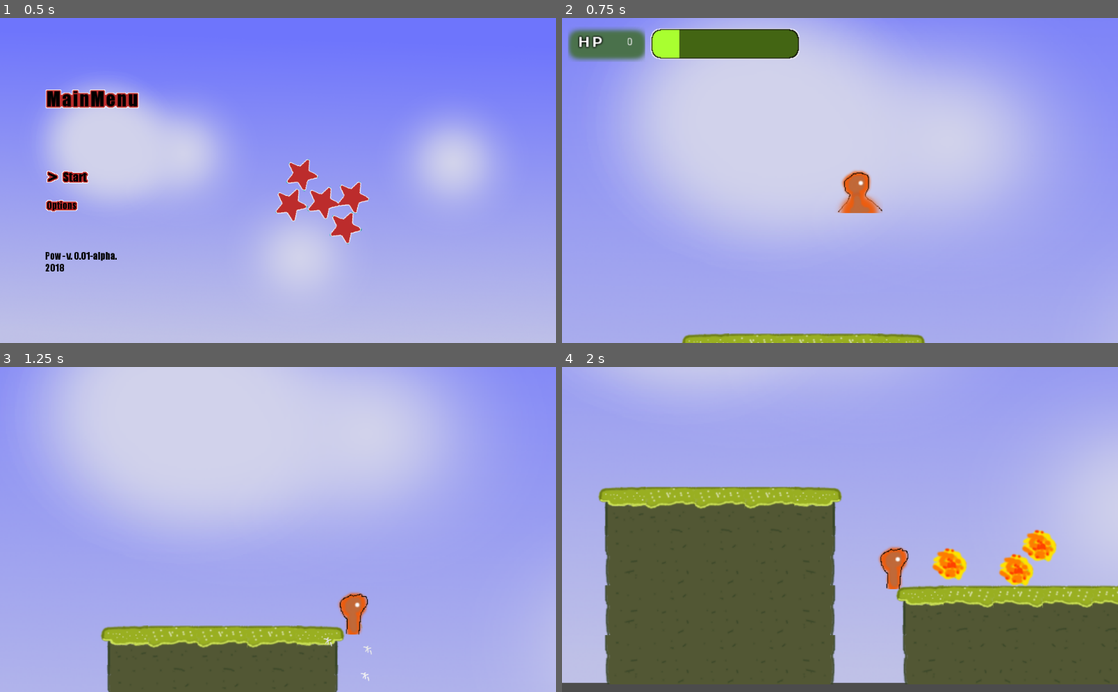
Above: before the commit, frames 1-4 (two rows, left to right).
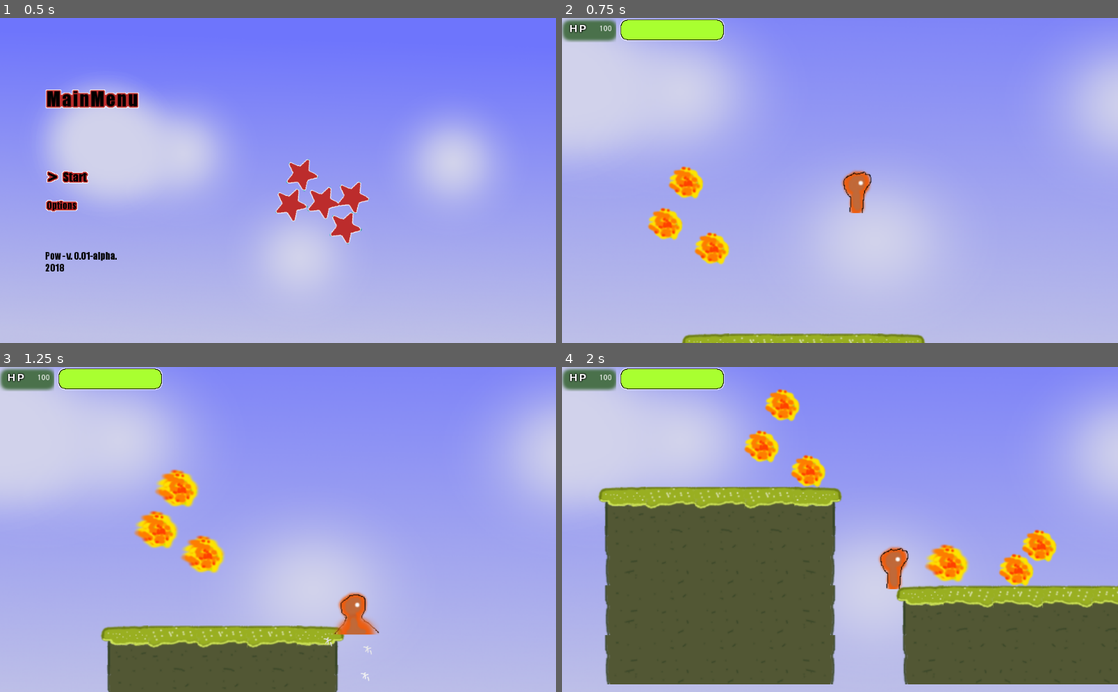
Above: after the commit, the same moments.

Repository: theatischbein/Pow
Game: Godot game, scene res://scene/MainMenu.tscn
Same seed, same stepped clock (60 frames per second), same inputs: the game is played once before the commit and once after it.
Inputs:
- Up to frame 1 (0.5 s): no input
- Up to frame 2 (0.75 s): tap Enter (ui_accept) at 0.5 s; hold Right (ui_right) from 0.53 s (still down); hold Enter (ui_accept) from 0.53 s (still down)
- Up to frame 3 (1.25 s): keep holding Right (ui_right); keep holding Enter (ui_accept)
- Up to frame 4 (2 s): release Right (ui_right) at 1.28 s; release Enter (ui_accept) at 1.28 s; hold Down (ui_down) from 1.28 s (still down); tap Enter (ui_accept) at 1.35, 1.52, 1.82 s

Frame 1 is identical in both runs. In frame 2, 44% of the frame differs, in the area x 0-100%, y 0-90%; in frame 3, 38%; in frame 4, 24%.

Commit message:
Fix HUD Position, Fireball take Damage

Diff:
--- a/scene/Fireball.tscn
+++ b/scene/Fireball.tscn
@@ -4,7 +4,6 @@
 [ext_resource path="res://asset/projectiles/fireball.png" type="Texture" id=2]
 [ext_resource path="res://asset/projectiles/fireball_2.png" type="Texture" id=3]
 [ext_resource path="res://asset/projectiles/fireball_exp.png" type="Texture" id=4]
-
 
 [sub_resource type="SpriteFrames" id=1]
 
@@ -118,6 +117,7 @@
 angular_damp = -1.0
 script = ExtResource( 1 )
 _sections_unfolded = [ "Applied Forces", "Linear", "Transform" ]
+damage = 10
 
 [node name="CollisionPolygon2D" type="CollisionPolygon2D" parent="." index="0"]
 
@@ -128,6 +128,8 @@
 
 frames = SubResource( 1 )
 animation = "default"
+frame = 1
+playing = true
 
 [node name="SelfDestroy" type="Timer" parent="." index="2"]
 
--- a/scene/HUD.tscn
+++ b/scene/HUD.tscn
@@ -144,7 +144,7 @@
 max_lines_visible = -1
 _sections_unfolded = [ "Anchor", "Focus", "Grow Direction", "Hint", "Margin", "Material", "Mouse", "Pause", "Rect", "Size Flags", "Theme", "Visibility", "custom_colors", "custom_constants", "custom_fonts", "custom_styles" ]
 
-[node name="TextureProgress" type="TextureProgress" parent="HBoxContainer/Bars/Bar" index="1"]
+[node name="Progress" type="TextureProgress" parent="HBoxContainer/Bars/Bar" index="1"]
 
 anchor_left = 0.0
 anchor_top = 0.0
--- a/scene/Level.tscn
+++ b/scene/Level.tscn
@@ -1,26 +1,21 @@
-[gd_scene load_steps=7 format=2]
+[gd_scene load_steps=8 format=2]
 
 [ext_resource path="res://scripts/Level.gd" type="Script" id=1]
-[ext_resource path="res://asset/bg.png" type="Texture" id=2]
-[ext_resource path="res://asset/tiles/tiles_polygon.res" type="TileSet" id=3]
-[ext_resource path="res://scene/player.tscn" type="PackedScene" id=4]
-[ext_resource path="res://scene/Fireball.tscn" type="PackedScene" id=5]
-[ext_resource path="res://scene/HUD.tscn" type="PackedScene" id=6]
+[ext_resource path="res://asset/tiles/tiles_polygon.res" type="TileSet" id=2]
+[ext_resource path="res://scene/player.tscn" type="PackedScene" id=3]
+[ext_resource path="res://asset/bg.png" type="Texture" id=4]
+[ext_resource path="res://scene/HUD.tscn" type="PackedScene" id=5]
+[ext_resource path="res://scripts/HUD.gd" type="Script" id=6]
+[ext_resource path="res://scene/Fireball.tscn" type="PackedScene" id=7]
 
 [node name="Node2D" type="Node2D"]
 
 script = ExtResource( 1 )
 
-[node name="Sprite" type="Sprite" parent="." index="0"]
-
-position = Vector2( 510.786, 207.394 )
-scale = Vector2( 1.71212, 1.43554 )
-texture = ExtResource( 2 )
-
-[node name="TileMap" type="TileMap" parent="." index="1"]
+[node name="TileMap" type="TileMap" parent="." index="0"]
 
 mode = 0
-tile_set = ExtResource( 3 )
+tile_set = ExtResource( 2 )
 cell_size = Vector2( 64, 64 )
 cell_quadrant_size = 16
 cell_custom_transform = Transform2D( 0, 0, 0, 0, 0, 0 )
@@ -41,20 +36,52 @@
 "_edit_lock_": true
 }
 
-[node name="Player" parent="." index="2" instance=ExtResource( 4 )]
+[node name="Player" parent="." index="1" instance=ExtResource( 3 )]
 
 position = Vector2( 79.0468, 186.555 )
-Fireball = ExtResource( 5 )
 last_dir = 1
 
-[node name="HUD" parent="." index="3" instance=ExtResource( 6 )]
+[node name="Background-Layer" type="CanvasLayer" parent="." index="2"]
 
-margin_left = -272.0
-margin_top = -12.0
-margin_right = 51.0
-margin_bottom = 33.0
+layer = -1
+offset = Vector2( 0, 0 )
+rotation = 0.0
+scale = Vector2( 1, 1 )
+transform = Transform2D( 1, 0, 0, 1, 0, 0 )
 
-[node name="Fireball" parent="." index="4" instance=ExtResource( 5 )]
+[node name="Background" type="Sprite" parent="Background-Layer" index="0"]
 
-visible = false
-position = Vector2( -166.556, 210.97 )
+position = Vector2( 510.786, 207.394 )
+scale = Vector2( 1.71212, 1.43554 )
+texture = ExtResource( 4 )
+
+[node name="HUD-Layer" type="CanvasLayer" parent="." index="3"]
+
+layer = 1
+offset = Vector2( 0, 0 )
+rotation = 0.0
+scale = Vector2( 1, 1 )
+transform = Transform2D( 1, 0, 0, 1, 0, 0 )
+
+[node name="HUD" parent="HUD-Layer" index="0" instance=ExtResource( 5 )]
+
+margin_right = 1024.0
+margin_bottom = 45.0
+script = ExtResource( 6 )
+_sections_unfolded = [ "Anchor", "Grow Direction", "Margin", "Rect", "Size Flags", "Theme", "Visibility", "custom_constants" ]
+
+[node name="Fireball" parent="." index="4" instance=ExtResource( 7 )]
+
+position = Vector2( -113.572, 273.91 )
+
+[node name="Fireball2" parent="." index="5" instance=ExtResource( 7 )]
+
+position = Vector2( -146.976, 188.731 )
+
+[node name="Fireball3" parent="." index="6" instance=ExtResource( 7 )]
+
+position = Vector2( -173.699, 242.176 )
+
+[connection signal="die" from="Player" to="HUD-Layer/HUD" method="_on_Player_die"]
+
+[connection signal="took_damage" from="Player" to="HUD-Layer/HUD" method="_on_Player_took_damage"]
--- a/scene/player.tscn
+++ b/scene/player.tscn
@@ -1,9 +1,10 @@
-[gd_scene load_steps=11 format=2]
+[gd_scene load_steps=12 format=2]
 
 [ext_resource path="res://scripts/player.gd" type="Script" id=1]
-[ext_resource path="res://asset/sparkle.png" type="Texture" id=2]
-[ext_resource path="res://asset/test.png" type="Texture" id=3]
-[ext_resource path="res://asset/test_1.png" type="Texture" id=4]
+[ext_resource path="res://scene/Fireball.tscn" type="PackedScene" id=2]
+[ext_resource path="res://asset/sparkle.png" type="Texture" id=3]
+[ext_resource path="res://asset/test.png" type="Texture" id=4]
+[ext_resource path="res://asset/test_1.png" type="Texture" id=5]
 
 [sub_resource type="Gradient" id=1]
 
@@ -73,13 +74,13 @@
 [sub_resource type="SpriteFrames" id=6]
 
 animations = [ {
-"frames": [ ExtResource( 3 ), ExtResource( 4 ) ],
+"frames": [ ExtResource( 4 ), ExtResource( 5 ) ],
 "loop": true,
 "name": "default",
 "speed": 7.0
 } ]
 
-[node name="Player" type="RigidBody2D" index="0"]
+[node name="Player" type="RigidBody2D"]
 
 input_pickable = false
 collision_layer = 1
@@ -100,7 +101,9 @@
 angular_velocity = 0.0
 angular_damp = -1.0
 script = ExtResource( 1 )
-Fireball = null
+Fireball = ExtResource( 2 )
+max_health = 100
+health = 50
 last_dir = 0
 
 [node name="Particles2D" type="Particles2D" parent="." index="0"]
@@ -129,6 +132,7 @@
 
 frames = SubResource( 6 )
 animation = "default"
+frame = 1
 playing = true
 
 [node name="CollisionPolygon2D" type="CollisionPolygon2D" parent="." index="2"]
@@ -158,6 +162,8 @@
 drag_margin_right = 0.2
 drag_margin_bottom = 0.2
 editor_draw_screen = true
-editor_draw_limits = false
-editor_draw_drag_margin = false
+editor_draw_limits = true
+editor_draw_drag_margin = true
 _sections_unfolded = [ "Editor", "Smoothing" ]
+
+[connection signal="took_damage" from="." to="." method="_on_Player_took_damage"]
--- a/scripts/Fireball.gd
+++ b/scripts/Fireball.gd
@@ -5,6 +5,7 @@
 	RIGHT = 1
 	}
 
+export var damage = 10
 var offset_x = 50
 var velocity = Vector2(200,0)
 signal hit()
@@ -35,6 +36,11 @@
 	$CollisionPolygon2D.hide()
 	$Particles2D.emitting = true
 	$Explosion.start()
+	if (body.get_signal_connection_list("took_damage") != []):
+		body.emit_signal("took_damage", body.health - damage)
+	else:
+		print("no player has hit?")
+		print(body.get_signal_connection_list("took_damage"))
 
 func _on_Timer_timeout():
 	destroy()
--- /dev/null
+++ b/scripts/HUD.gd
@@ -0,0 +1,27 @@
+extends MarginContainer
+
+# class member variables go here, for example:
+# var a = 2
+# var b = "textvar"
+
+func _ready():
+	var player_max_health = $"../../Player".max_health
+	$HBoxContainer/Bars/Bar/Progress.max_value = player_max_health
+	update_health(player_max_health)
+
+#func _process(delta):
+#	# Called every frame. Delta is time since last frame.
+#	# Update game logic here.
+#	pass
+
+
+func _on_Player_took_damage(health):
+	update_health(health)
+
+
+func _on_Player_die():
+	$HBoxContainer.hide()
+
+func update_health(health):
+	$HBoxContainer/Bars/Bar/Count/BG/Count.text = str(health)
+	$HBoxContainer/Bars/Bar/Progress.value = health
--- a/scripts/player.gd
+++ b/scripts/player.gd
@@ -1,6 +1,11 @@
 extends RigidBody2D
 
 export (PackedScene) var Fireball
+export var max_health = 100
+export var health = 50
+
+signal die()
+signal took_damage()
 
 const DIR = {
 	LEFT = 0,
@@ -24,6 +29,7 @@
 	max_move = 200
 	max_jump = 400
 	power = 250
+	health = 100
 
 func _process(delta):
 	if (Input.is_action_pressed("ui_left")) :
@@ -42,6 +48,9 @@
 		get_parent().add_child(fire)
 		fire.shoot(position, last_dir, power)
 		power = POWER_MIN
+
+func update_health():
+	pass
 
 func _integrate_forces(state):
 
@@ -76,3 +85,6 @@
 		force.y = -max_jump
 
 	state.set_linear_velocity(force)
+
+func _on_Player_took_damage():
+	emit_signal("took_damage", health)
Not shown: 1 places in scene/player.tscn that only renumber resources
Not shown, changed: build/pow-linux.pck
